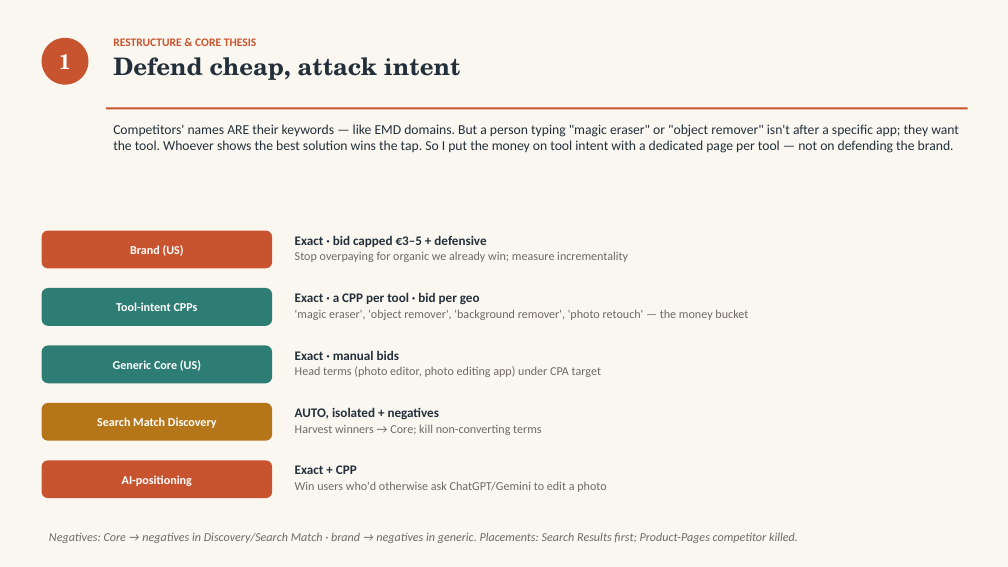
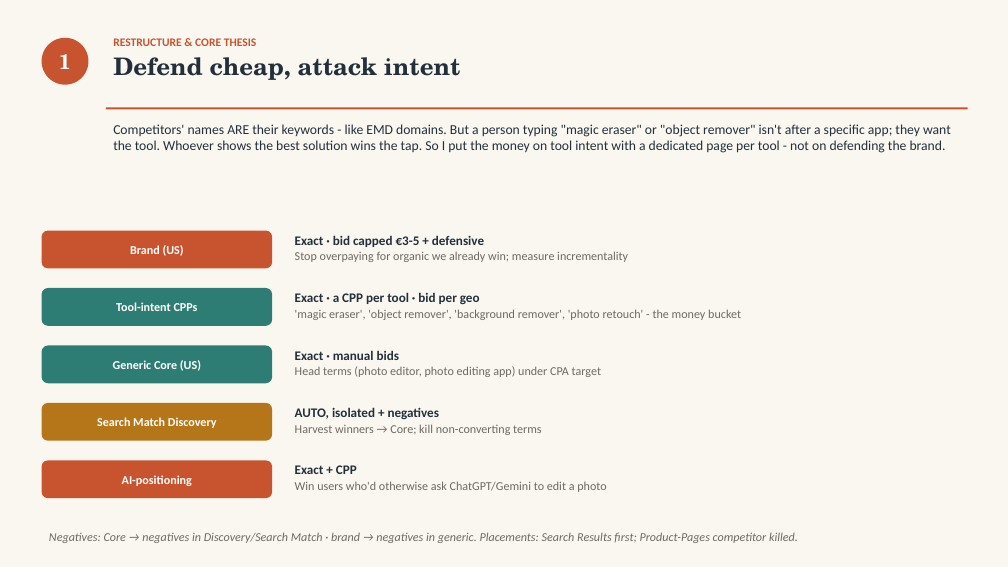
Before and after one commit to Xtrd-txt/asotraff, a slide deck: slide 3 of outputs/touchretouch-testtask/v2/TouchRetouch_Deck.pptx. Drawn at 1008x567 pixels with LibreOffice and Linux fonts; fonts in the diff are those of the drawing. Boxes give left, top, right and bottom in pixels: in the first picture for what was removed or moved away, otherwise in the second. Text is boxed around its words. In the diff, an @@ line names an element or a change of style, - is before the commit and + after.

```diff
--- a/outputs/touchretouch-testtask/v2/TouchRetouch_Deck.pptx
+++ b/outputs/touchretouch-testtask/v2/TouchRetouch_Deck.pptx
@@ text at (113, 124, 951, 153): text changed @@
-Competitors' names ARE their keywords — like EMD domains. But a person typing "magic eraser" or "object remover" isn't after a specific app; they want the tool. Whoever shows the best solution wins the tap. So I put the money on tool intent with a dedicated page per tool — not on defending the brand.
+Competitors' names ARE their keywords - like EMD domains. But a person typing "magic eraser" or "object remover" isn't after a specific app; they want the tool. Whoever shows the best solution wins the tap. So I put the money on tool intent with a dedicated page per tool - not on defending the brand.
@@ text at (295, 235, 484, 247): text changed @@
-Exact · bid capped €3–5 + defensive
+Exact · bid capped €3-5 + defensive
@@ text at (295, 309, 741, 320): text changed @@
-'magic eraser', 'object remover', 'background remover', 'photo retouch' — the money bucket
+'magic eraser', 'object remover', 'background remover', 'photo retouch' - the money bucket
```
Also in this commit, not shown: 11 other slides changed, 3 other files.
